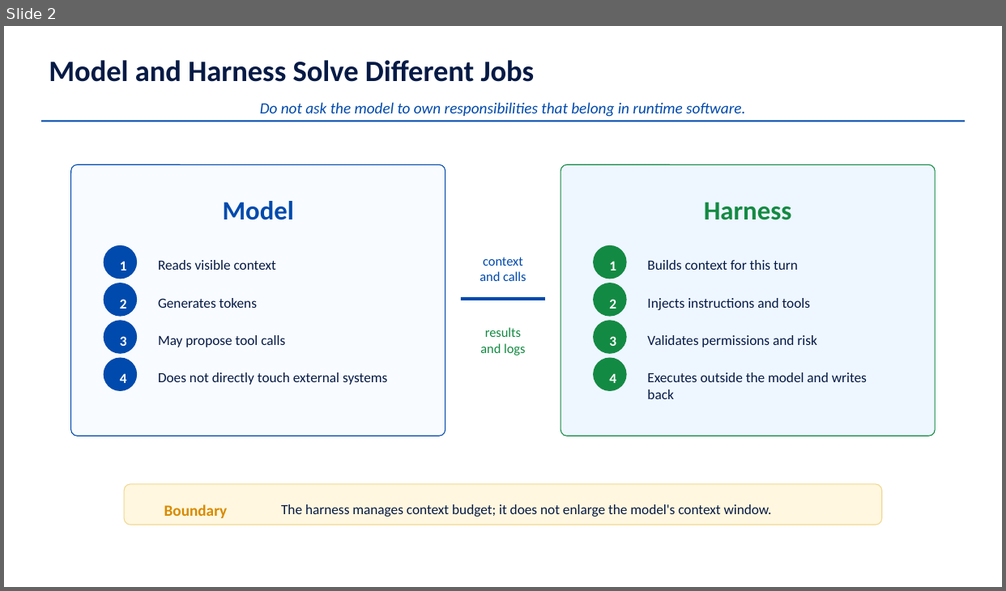
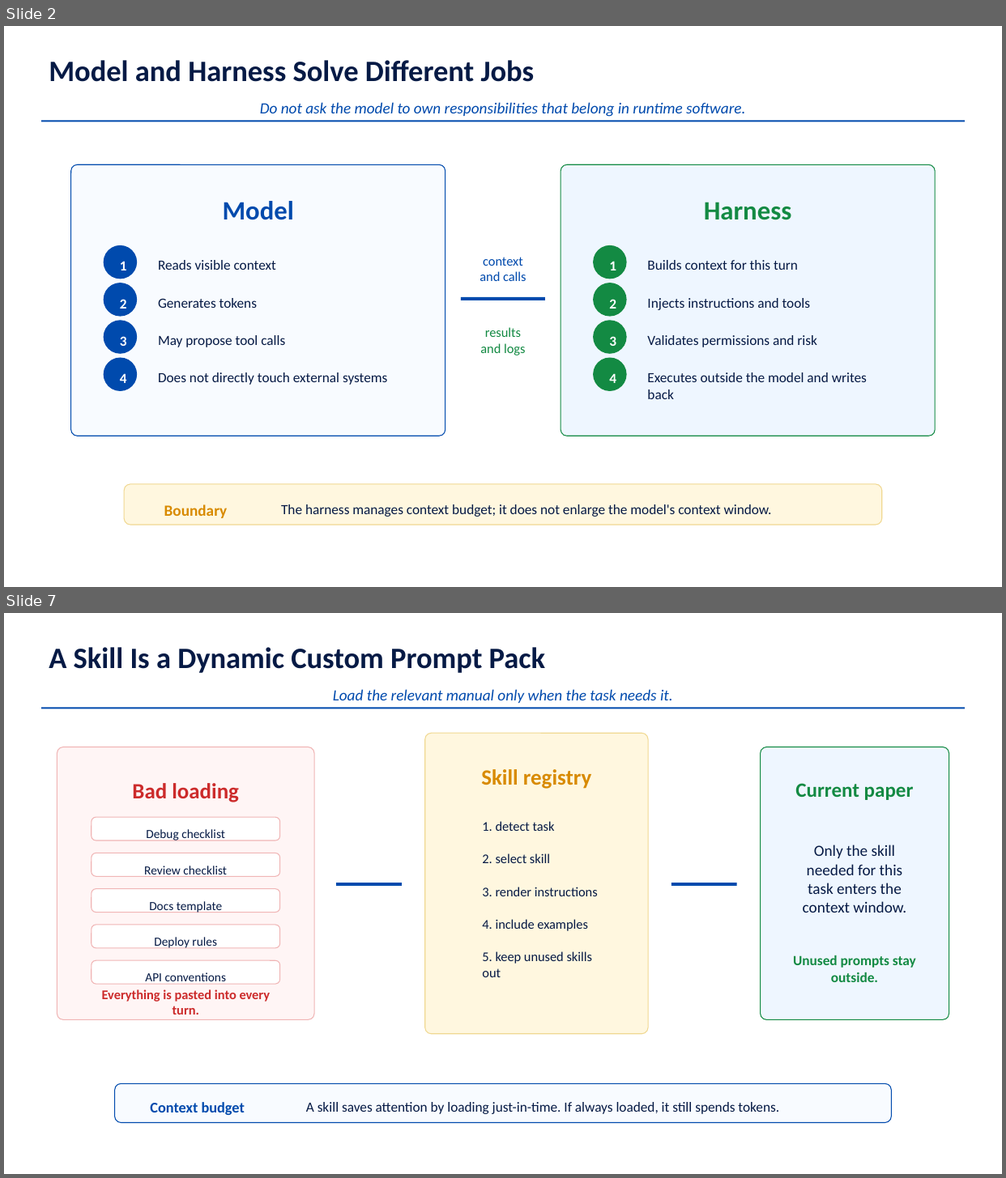
Before and after one commit to chinawrj/AIFing, a slide deck: decks/lesson-02-harness-engineering.pptx. Shown one above the other, each under a label of ours: slide 2 before the commit, slides 2 and 7 after it; the slides between them are not shown. The pictures are 1006x591 and 1006x1178 pixels, drawn with LibreOffice and Linux fonts; fonts in the diff are those of the drawing. Boxes give left, top, right and bottom in pixels: in the first picture for what was removed or moved away, otherwise in the second. Text is boxed around its words. In the diff, an @@ line names an element or a change of style, - is before the commit and + after.

Commit message:
Refine lesson 2 context loading strategy

```diff
--- a/decks/lesson-02-harness-engineering.pptx
+++ b/decks/lesson-02-harness-engineering.pptx
@@ slide 7 added at [4,613,1002,1174], background #FFFFFF @@
@@ text added at [49,647,545,673], 28.5 pt, text #061A45, bold @@
+A Skill Is a Dynamic Custom Prompt Pack
@@ line added from (41, 708) to (965, 708), #004AAD 1.5 pt @@
@@ text added at [333,689,673,703], 15 pt, text #004AAD, italic @@
+Load the relevant manual only when the task needs it.
@@ rounded rectangle added at [424,733,648,1033], fill #FFF7DF, outline #F0D891 0.83 pt @@
@@ rounded rectangle added at [57,747,315,1020], fill #FFF5F5, outline #F0B5B5 0.83 pt @@
@@ rounded rectangle added at [760,747,948,1020], fill #EEF6FF, outline #138A43 0.83 pt @@
@@ text added at [481,769,591,789], 21 pt, text #D88A00, bold @@
+Skill registry
@@ text added at [132,783,239,803], 21 pt, text #CC2B2B, bold @@
+Bad loading
@@ text added at [795,783,914,800], 19.5 pt, text #138A43, bold @@
+Current paper
@@ rounded rectangle added at [91,817,280,841], fill #FFFFFF, outline #F0B5B5 0.83 pt @@
@@ text added at [146,829,225,841], 12 pt, text #061A45 @@
+Debug checklist
@@ text added at [482,821,555,831], 12.8 pt, text #061A45 @@
+1. detect task
@@ rounded rectangle added at [91,854,280,876], fill #FFFFFF, outline #F0B5B5 0.83 pt @@
@@ text added at [482,854,550,863], 12.8 pt, text #061A45 @@
+2. select skill
@@ text added at [803,845,906,913], 15 pt, text #061A45 @@
+Only the skill needed for this task enters the context window.
@@ text added at [144,866,227,877], 12 pt, text #061A45 @@
+Review checklist
@@ rounded rectangle added at [91,889,280,913], fill #FFFFFF, outline #F0B5B5 0.83 pt @@
@@ text added at [149,901,222,913], 12 pt, text #061A45 @@
+Docs template
@@ line added from (336, 884) to (402, 884), #004AAD 3 pt @@
@@ text added at [482,887,598,897], 12.8 pt, text #061A45 @@
+3. render instructions
@@ line added from (671, 884) to (737, 884), #004AAD 3 pt @@
@@ rounded rectangle added at [91,925,280,948], fill #FFFFFF, outline #F0B5B5 0.83 pt @@
@@ text added at [482,919,587,931], 12.8 pt, text #061A45 @@
+4. include examples
@@ text added at [154,937,217,948], 12 pt, text #061A45 @@
+Deploy rules
@@ text added at [482,952,593,977], 12.8 pt, text #061A45 @@
+5. keep unused skills out
@@ rounded rectangle added at [91,961,280,984], fill #FFFFFF, outline #F0B5B5 0.83 pt @@
@@ text added at [145,973,226,985], 12 pt, text #061A45 @@
+API conventions
@@ text added at [793,956,916,982], 13.5 pt, text #138A43, bold @@
+Unused prompts stay outside.
@@ text added at [102,990,270,1015], 12.8 pt, text #CC2B2B, bold @@
+Everything is pasted into every turn.
@@ rounded rectangle added at [115,1084,892,1122], fill #F8FBFF, outline #004AAD 0.83 pt @@
@@ text added at [150,1102,245,1115], 14.2 pt, text #004AAD, bold @@
+Context budget
@@ text added at [306,1102,779,1114], 13.5 pt, text #061A45 @@
+A skill saves attention by loading just-in-time. If always loaded, it still spends tokens.
```
Also in this commit, not shown: 6 slides changed, 2 other slides added, 3 slides removed, 15 other files.
